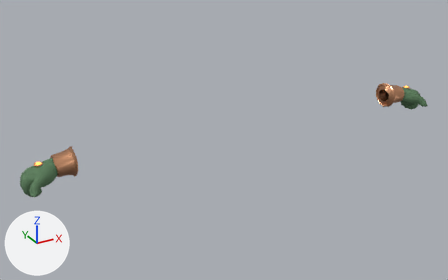
Before and after pictures for a commit that changed the glTF model game/assets/characters/hero/wear/depth_vaultpath_grips.glb.
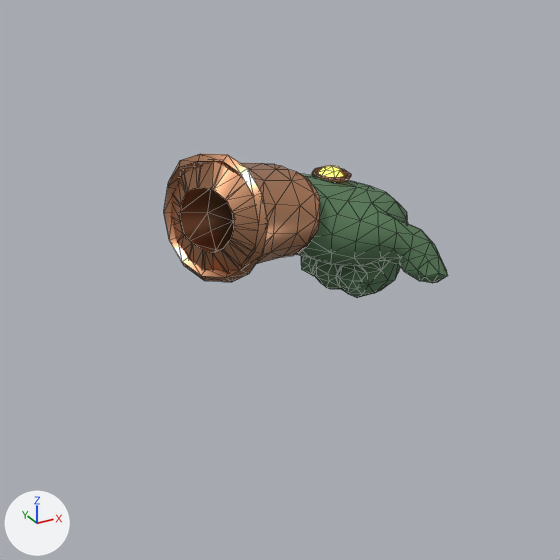
Each version is shown whole from a camera (50 mm lens) standing at (-1.127, -1.847, 2.343) and looking at (-0.099, 0.022, 1.408), then close up on the part from 77% to 100% of the width and 20% to 56% of the height. The lights are fixed; the arrows at lower left show +X, +Y and +Z. The last two pictures show the newer version. The close-ups show mesh edges as thin lines. Vertices at exactly the same position are counted once.

The first close-up shows 'wear_L'.
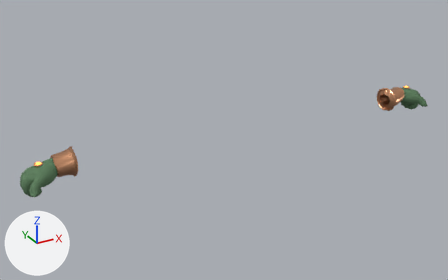
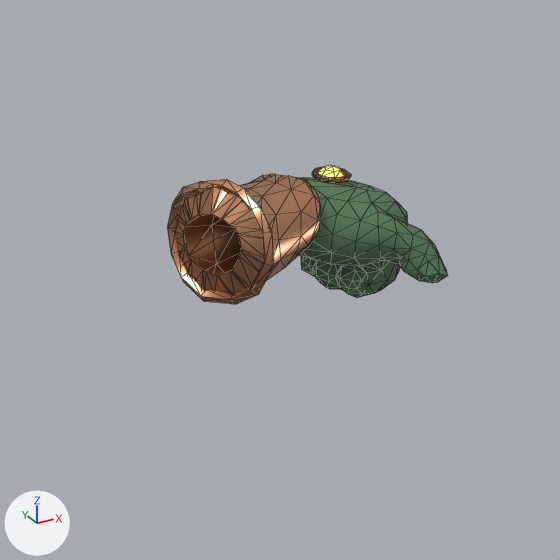
The newer file adds a shape key; the second version is drawn at full value of the shape key 'female' of 'wear_L', and the change is written as the vertex moves it makes.

Pixel boxes (x1, y1, x2, y2) of what changed, in the close-ups (560 x 560 px; the box of a moved part takes in the faces that stretch with it):
'wear_L', reshaped
    before: (164, 154, 448, 298)
    after: (168, 166, 448, 304)
part 1 of me_wear_l, moved or reshaped
    before: (164, 154, 347, 282)
    after: (168, 174, 347, 304)

The change in detail:
me_wear_l is used by ob_wear_l; location (0.0, 0.0, 0.0).
me_wear_l had 653 vertices, 1201 faces and spanned x 0.664..0.849, y -0.09..0.062, z 1.378..1.51.
me_wear_l now has 653 vertices, 1201 faces and spans x 0.661..0.849, y -0.09..0.054, z 1.378..1.491.
me_wear_l part 1: 273 of 653 vertices moved; they spanned x 0.664..0.763, y -0.046..0.062, z 1.408..1.51 and now span x 0.661..0.762, y -0.056..0.054, z 1.391..1.491; mean shift (0.0, -0.004, -0.009); largest move (0.664, 0.02, 1.481) -> (0.662, 0.014, 1.461).
